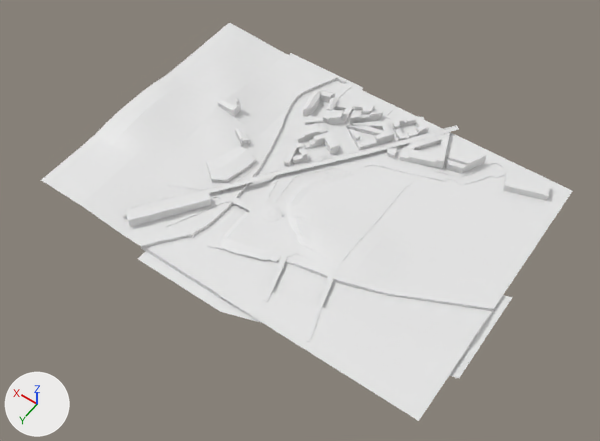
The Blender file Mods/girona_map/Tracks/copa_park/copa_mesh.blend: old version first, new version second.
Both versions are drawn from a 50 mm camera at (-793.0, 1084.0, 1602.0) aimed at (-52.0, 47.0, -28.0). Lighting does not change. The marker at lower left points along +X, +Y and +Z. Materials are left out; every surface is plain grey.
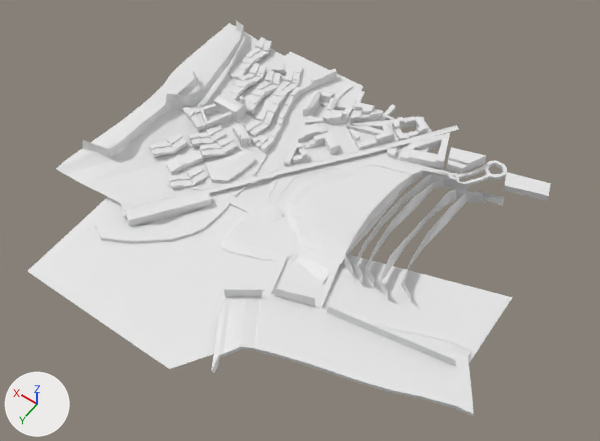
The change, as a list of edits to the scene's bpy script:
```text
Change me_plane:
    remove me_plane.from_pydata(...)  # 1139 vertices, 947 faces; spans x -342.0..342.0, y -388.0..360.0, z -21.0..6.0
    add me_plane.from_pydata(...)  # 1450 vertices, 1213 faces, 3 loose edges; spans x -589.0..401.0, y -388.0..540.0, z -21.0..11.0
    me_plane part 1: a new loose piece of 102 vertices spanning x -589.0..17.0, y 162.0..540.0, z -21.0..11.0
    me_plane part 2: 11 vertices moved from x 194.0..226.0, y -8.0..49.0, z 2.0 to x 185.0..256.0, y -40.0..49.0, z 2.0..4.0; 3 vertices removed from x 193.0..219.0, y -6.0..27.0, z 2.0; 200 vertices added at x 62.0..401.0, y -36.0..417.0, z -21.0..3.0
    me_plane part 3: 13 vertices added at x -150.0..-36.0, y 200.0..232.0, z -9.0..2.0
Change me_plane_010:
    where me_plane_010.from_pydata(...)  # 10 vertices, 4 faces; spans x -5.13..2.08, y -5.4..1.0, z 0.07..0.09
    used by ob_plane_005; location = (60.0, 250.0, -19.0); scale = (126.0, 126.0, 126.0)
    me_plane_010 part 4
    add for i in [0, 6, 7]: me_plane_010.vertices[i].co += Vector((0.0, 0.0, 0.04))
    me_plane_010.vertices[1].co: (1.0, -1.0, 0.07) -> (2.5, -1.0, 0.11)
    me_plane_010.vertices[2].co: (-1.0, 1.0, 0.07) -> (-1.0, 2.39, 0.04)  # pixel (220, 311) -> pixel (169, 369)
    me_plane_010.vertices[3].co: (1.0, 1.0, 0.07) -> (2.5, 2.39, 0.04)  # pixel (137, 258) -> pixel (27, 271)
Change me_plane_013:
    remove me_plane_013.from_pydata(...)  # 32 vertices, 28 faces; spans x -23.0..120.0, y -203.0..157.0, z 0.0..39.0
    add me_plane_013.from_pydata(...)  # 903 vertices, 766 faces; spans x -23.0..254.0, y -582.0..157.0, z 0.0..49.0
    me_plane_013 part 5: 16 vertices moved from x -5.0..80.0, y -203.0..-87.0, z 3.0..31.0 to x -10.0..76.0, y -197.0..-84.0, z 3.0..31.0; 871 vertices added at x -23.0..254.0, y -582.0..9.0, z 1.0..49.0
Change ob_bk:
    add ob_bk.hide_set(True)
Change ob_plane_007:
    ob_plane_007.location: (197.0, -52.0, 6.0) -> (197.0, -52.0, 2.0)
    ob_plane_007.scale: (5.66, 5.66, 5.66) -> (7.13, 7.13, 8.53)
Change ob_cube_017:
    ob_cube_017.scale: (12.6, 12.6, 12.6) -> (17.7, 17.7, 17.7)
Add ob_plane_016:
    ob_plane_016 = bpy.data.objects.new('Plane.016', me_plane_023)  # 56 vertices, 42 faces; spans x -3.3..13.7, y -12.1..11.2, z -0.3..1.0
    ob_plane_016.location = (190.0, -103.0, -1.0)
    ob_plane_016.rotation_euler = (0.0, 0.0, 0.332)  # degrees (0, 0, 19)
    ob_plane_016.scale = (33.3, 33.3, 33.3)
Add ob_plane_015:
    ob_plane_015 = bpy.data.objects.new('Plane.015', me_plane_021)  # 16 vertices, 7 faces; spans x -69.0..26.0, y -186.0..192.0, z -50.0..33.0
    ob_plane_015.location = (449.0, 32.0, 39.0)
    ob_plane_015.rotation_euler = (0.114, 0.00108, -3.18)  # degrees (6.5, 0.1, -182)
Add ob_plane_014:
    ob_plane_014 = bpy.data.objects.new('Plane.014', me_plane_020)  # 16 vertices, 7 faces; spans x -69.0..26.0, y -186.0..195.0, z -27.0..33.0
    ob_plane_014.location = (431.0, -222.0, 32.0)
    ob_plane_014.rotation_euler = (0.0, 0.0, -2.872)  # degrees (0, 0, -165)
Add ob_plane_013:
    ob_plane_013 = bpy.data.objects.new('Plane.013', me_plane_019)  # 14 vertices, 4 faces; spans x -282.0..-223.0, y -284.0..253.0, z -8.0..42.0
    ob_plane_013.location = (-243.0, 17.0, -6.0)
    ob_plane_013.rotation_euler = (0.0, 0.0, -1.368)  # degrees (0, 0, -78)
Add ob_plane_012:
    ob_plane_012 = bpy.data.objects.new('Plane.012', me_plane_018)  # 16 vertices, 7 faces; spans x -302.0..-205.0, y -248.0..133.0, z -4.0..47.0
    ob_plane_012.location = (-144.0, -19.0, -4.0)
Add ob_plane_011:
    ob_plane_011 = bpy.data.objects.new('Plane.011', me_plane_017)  # 16 vertices, 7 faces; spans x -302.0..-206.0, y -254.0..127.0, z -4.0..47.0
    ob_plane_011.location = (-105.0, 7.0, -4.0)
Add ob_plane_010:
    ob_plane_010 = bpy.data.objects.new('Plane.010', me_plane_016)  # 16 vertices, 7 faces; spans x -300.0..-205.0, y -248.0..131.0, z -4.0..46.0
    ob_plane_010.location = (-56.0, -2.0, -4.0)
Add ob_plane_009:
    ob_plane_009 = bpy.data.objects.new('Plane.009', me_plane_015)  # 16 vertices, 7 faces; spans x -296.0..-207.0, y -249.0..127.0, z 2.0..40.0
    ob_plane_009.location = (-30.0, 5.0, -4.0)
Add ob_plane_008:
    ob_plane_008 = bpy.data.objects.new('Plane.008', me_plane_011)  # 16 vertices, 7 faces; spans x -299.0..-206.0, y -248.0..130.0, z -2.0..44.0
    ob_plane_008.location = (0.0, 0.0, -6.0)
Add ob_cube_018:
    ob_cube_018 = bpy.data.objects.new('Cube.018', me_cube_011)  # 12 vertices, 10 faces; spans x -1.0..1.0, y -1.25..1.25, z -1.0..6.62
    ob_cube_018.location = (95.0, 15.0, -10.0)
    ob_cube_018.scale = (2.78, 10.3, 2.78)
```

Where the change shows, as pixel boxes (x1, y1, x2, y2) in the pictures (600 x 441 px; the box of a moved part takes in the faces that stretch with it):
'bk', hidden
    before: (41, 23, 572, 421)
'Plane.005', reshaped (29% wider)
    before: (138, 53, 513, 378)
    after: (28, 52, 513, 369)
'road', reshaped (21% wider, 29% taller)
    before: (165, 85, 507, 342)
    after: (94, 85, 507, 416)
'Plane.016', added
    after: (56, 23, 321, 225)
'Plane.006', reshaped (62% wider, 132% taller)
    before: (126, 146, 256, 227)
    after: (126, 37, 337, 226)
'Plane.013', added
    after: (224, 288, 456, 366)
'Cube.017', rescaled
    before: (217, 97, 253, 124)
    after: (200, 94, 255, 130)
'Plane.015', added
    after: (82, 71, 198, 158)
'Plane.010', added
    after: (365, 179, 470, 286)
'Plane.011', added
    after: (380, 189, 485, 298)
'Plane.012', added
    after: (401, 191, 505, 301)
'Plane.009', added
    after: (354, 174, 458, 283)
'Plane.008', added
    after: (345, 170, 449, 276)
'Plane.014', added
    after: (165, 20, 244, 108)
'Plane.007', moved, rescaled
    before: (235, 128, 250, 149)
    after: (232, 124, 251, 147)
'Cube.018', added
    after: (257, 179, 263, 184)
part 1 of me_plane, added
    after: (211, 289, 474, 416)
part 2 of me_plane, built on
    before: (240, 154, 259, 179)
    after: (94, 142, 292, 244)
part 3 of me_plane, added
    after: (276, 253, 329, 285)
part 4 of me_plane_010, moved or reshaped
    before: (138, 53, 363, 323)
    after: (28, 52, 363, 369)
part 5 of me_plane_013, built on
    after: (149, 37, 337, 189)
